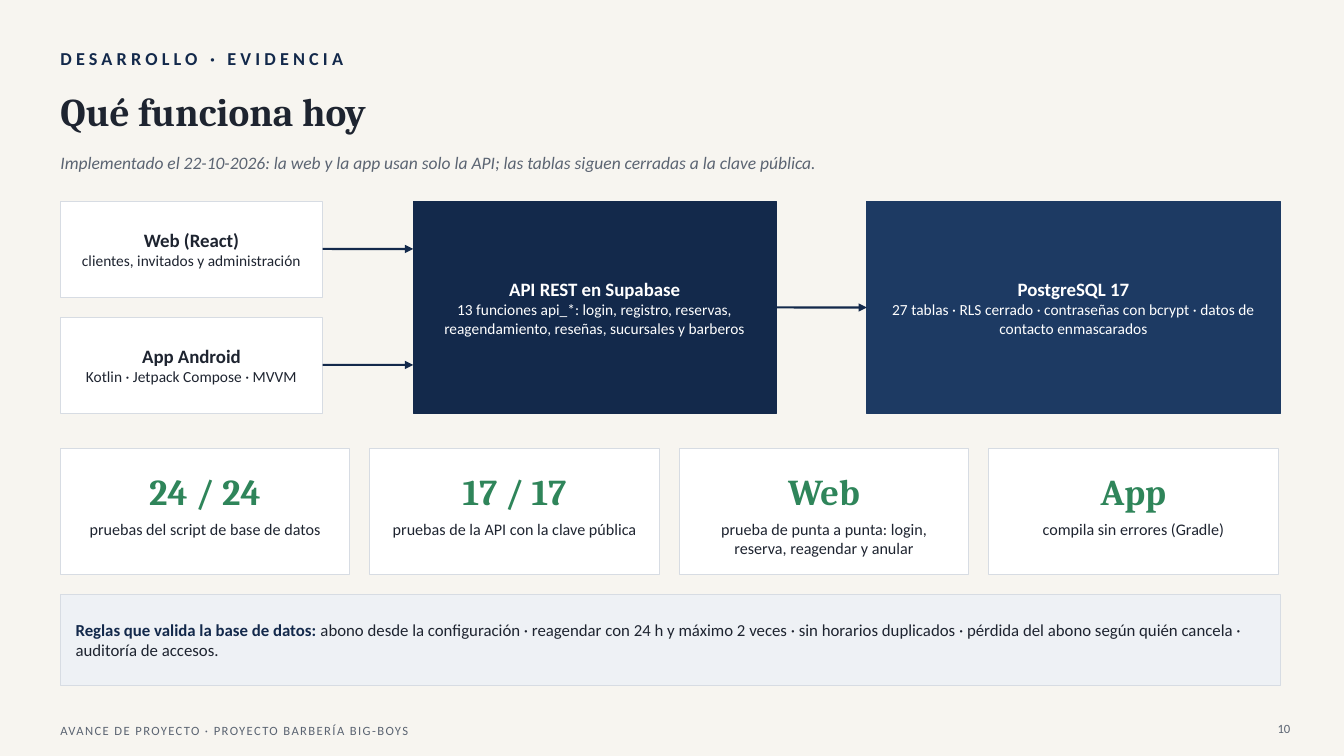
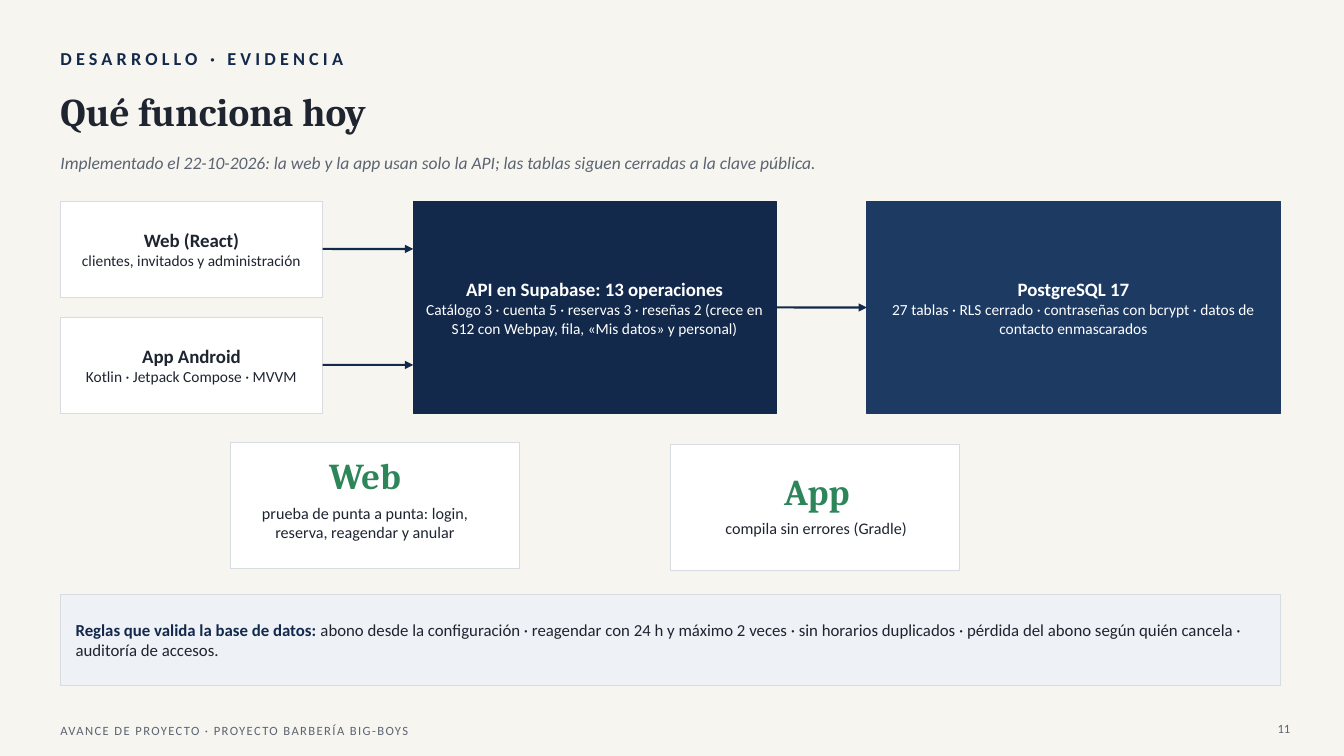
Before and after one commit to Yerko-Rosales/Proyecto_Barberia, a slide deck: slide 11 of Fase 2/Seguimiento semanal/Seguimiento_Roadmap_Proyecto_Barberia_22-10.pptx (slide 10 before the commit). Drawn at 1344x756 pixels with LibreOffice and Linux fonts; fonts in the diff are those of the drawing. Boxes give left, top, right and bottom in pixels: in the first picture for what was removed or moved away, otherwise in the second. Text is boxed around its words. In the diff, an @@ line names an element or a change of style, - is before the commit and + after.

```diff
--- a/Fase 2/Seguimiento semanal/Seguimiento_Roadmap_Proyecto_Barberia_22-10.pptx
+++ b/Fase 2/Seguimiento semanal/Seguimiento_Roadmap_Proyecto_Barberia_22-10.pptx
@@ text at box(426, 282, 763, 337): text changed @@
-API REST en Supabase
-13 funciones api_*: login, registro, reservas, reagendamiento, reseñas, sucursales y barberos
+API en Supabase: 13 operaciones
+Catálogo 3 · cuenta 5 · reservas 3 · reseñas 2 (crece en S12 con Webpay, fila, «Mis datos» y personal)
@@ rectangle removed at box(60, 449, 350, 575) @@
@@ text "Web": place and size @@
-text "Web" at box(788, 479, 860, 506)
+text "Web" at box(329, 463, 401, 490)
@@ rectangle: place and size @@
-rectangle at box(680, 449, 969, 575)
+rectangle at box(231, 443, 520, 569)
@@ rectangle removed at box(370, 449, 659, 575) @@
@@ rectangle: place and size @@
-rectangle at box(989, 449, 1278, 575)
+rectangle at box(670, 445, 960, 571)
@@ text "App": place and size @@
-text "App" at box(1101, 480, 1166, 513)
+text "App" at box(784, 480, 849, 513)
@@ text removed at box(149, 480, 261, 505) @@
-24 / 24
@@ text "prueba de punta a punta: ...": place and size @@
-text "prueba de punta a punta: ..." at box(721, 523, 927, 557)
+text "prueba de punta a punta: ..." at box(262, 507, 468, 541)
@@ text removed at box(463, 480, 567, 506) @@
-17 / 17
@@ text removed at box(90, 523, 320, 538) @@
-pruebas del script de base de datos
@@ text removed at box(393, 523, 636, 538) @@
-pruebas de la API con la clave pública
@@ text "compila sin errores (Gradle)": place and size @@
-text "compila sin errores (Gradle)" at box(1043, 523, 1224, 538)
+text "compila sin errores (Gradle)" at box(725, 522, 907, 537)
@@ page number at box(1278, 725, 1291, 733): text changed @@
-10
+11
```
Also in this commit, not shown: 8 other slides changed, 3 slides added, 1 other file.
